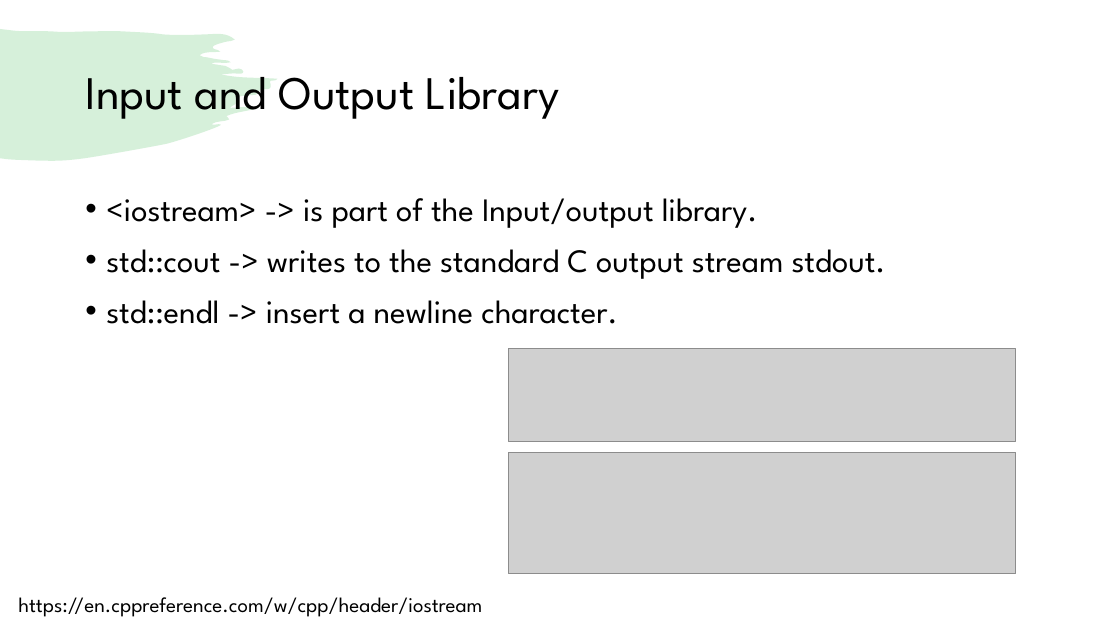
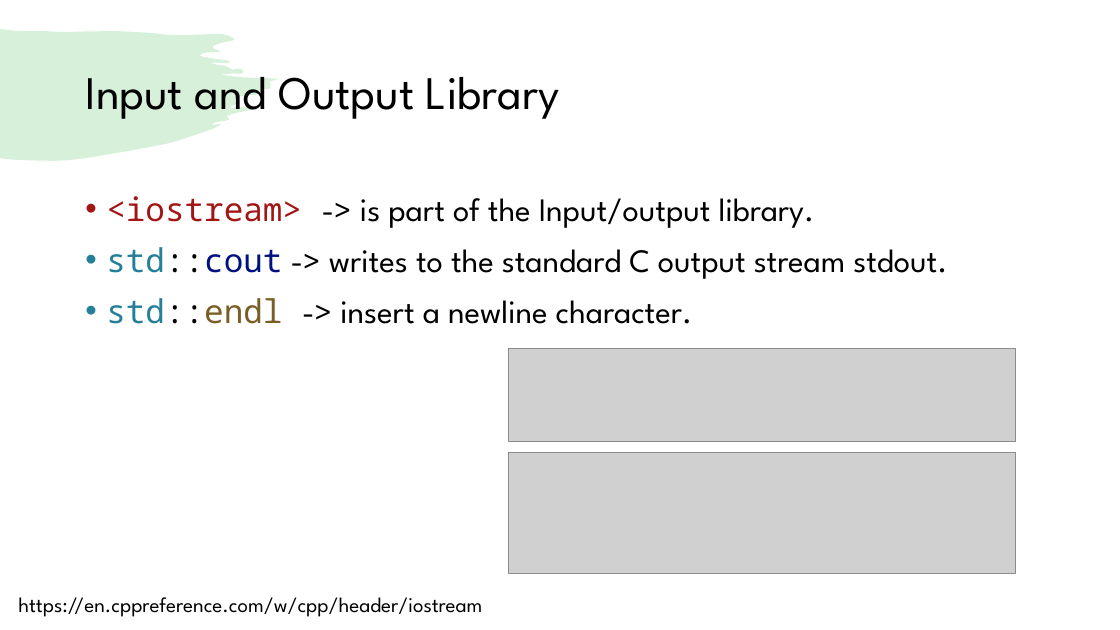
Before and after one commit to CNOCycle/cpp_tutorial, a slide deck: slide 19 of 01-intro/00-intro.pptx (slide 18 before the commit). Drawn at 1120x630 pixels with LibreOffice and Linux fonts; fonts in the diff are those of the drawing; grey boxes stand for pictures. Boxes give left, top, right and bottom in pixels: in the first picture for what was removed or moved away, otherwise in the second. Text is boxed around its words. In the diff, an @@ line names an element or a change of style, - is before the commit and + after.

```diff
--- a/01-intro/00-intro.pptx
+++ b/01-intro/00-intro.pptx
@@ text "<iostream> -> is part of ..." at (106,196,947,324): font League Spartan to Noto Sans Mono in "<iostream>", "std::cout", "std::endl"; text colour #000000 to #A31515 in "<iostream>"; text colour #000000 to #267F99 in "std::cout", "std::endl"; text colour #000000 to #001080 in "std::cout"; text colour #000000 to #795E26 in "std::endl" @@
```
Also in this commit, not shown: 4 other slides changed, 1 slide added.
